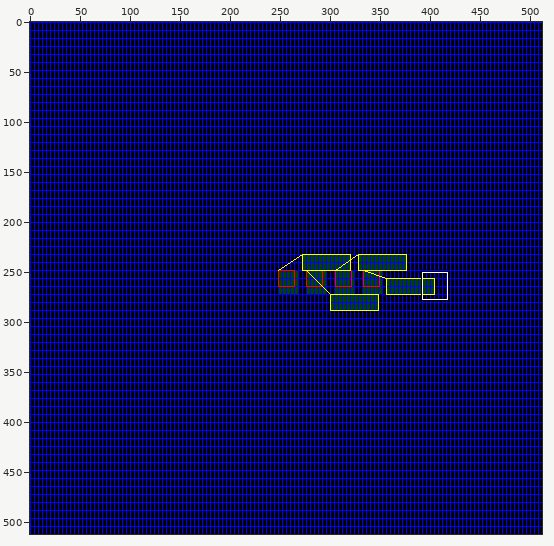
Two states of a sprite sheet, trunk/milmaps/src/test/resources/expectedImages/horizontal4x8.png. The first picture is a wide view before the edit; the outline marks the close-up.
Close-up. Before the edit:
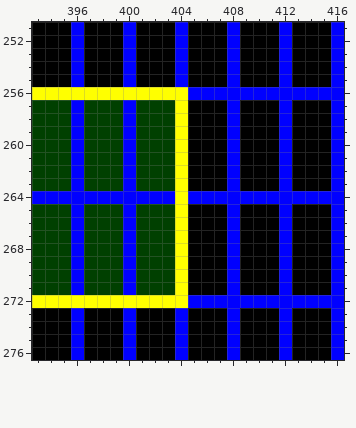
The file is 512x512 pixels. Colours within 5 levels of each other are drawn and written as one. Shown: x 393..416, y 251..276. The commit also changed other parts of the picture, which this record leaves out.
And afterwards:
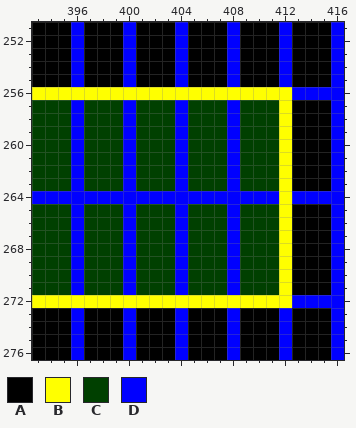
Palette (. is transparent): A #000000  B #ffff00  C #004000  D #0000ff
From old to new:
{"y":256,"x":405,"old":"DDDDDDDD","new":"BBBBBBBB"}
{"y":257,"x":404,"old":"BAAA","new":"DCCC"}
{"y":257,"x":409,"old":"AAAD","new":"CCCB"}
{"y":258,"x":404,"old":"BAAA","new":"DCCC"}
{"y":258,"x":409,"old":"AAAD","new":"CCCB"}
{"y":259,"x":404,"old":"BAAA","new":"DCCC"}
{"y":259,"x":409,"old":"AAAD","new":"CCCB"}
{"y":260,"x":404,"old":"BAAA","new":"DCCC"}
{"y":260,"x":409,"old":"AAAD","new":"CCCB"}
{"y":261,"x":404,"old":"BAAA","new":"DCCC"}
{"y":261,"x":409,"old":"AAAD","new":"CCCB"}
{"y":262,"x":404,"old":"BAAA","new":"DCCC"}
{"y":262,"x":409,"old":"AAAD","new":"CCCB"}
{"y":263,"x":404,"old":"BAAA","new":"DCCC"}
{"y":263,"x":409,"old":"AAAD","new":"CCCB"}
{"y":264,"x":404,"old":"B","new":"D"}
{"y":264,"x":412,"old":"D","new":"B"}
{"y":265,"x":404,"old":"BAAA","new":"DCCC"}
{"y":265,"x":409,"old":"AAAD","new":"CCCB"}
{"y":266,"x":404,"old":"BAAA","new":"DCCC"}
{"y":266,"x":409,"old":"AAAD","new":"CCCB"}
{"y":267,"x":404,"old":"BAAA","new":"DCCC"}
{"y":267,"x":409,"old":"AAAD","new":"CCCB"}
{"y":268,"x":404,"old":"BAAA","new":"DCCC"}
{"y":268,"x":409,"old":"AAAD","new":"CCCB"}
{"y":269,"x":404,"old":"BAAA","new":"DCCC"}
{"y":269,"x":409,"old":"AAAD","new":"CCCB"}
{"y":270,"x":404,"old":"BAAA","new":"DCCC"}
{"y":270,"x":409,"old":"AAAD","new":"CCCB"}
{"y":271,"x":404,"old":"BAAA","new":"DCCC"}
{"y":271,"x":409,"old":"AAAD","new":"CCCB"}
{"y":272,"x":405,"old":"DDDDDDDD","new":"BBBBBBBB"}
{"label":"changed","picture_box":[175,87,292,308]}
